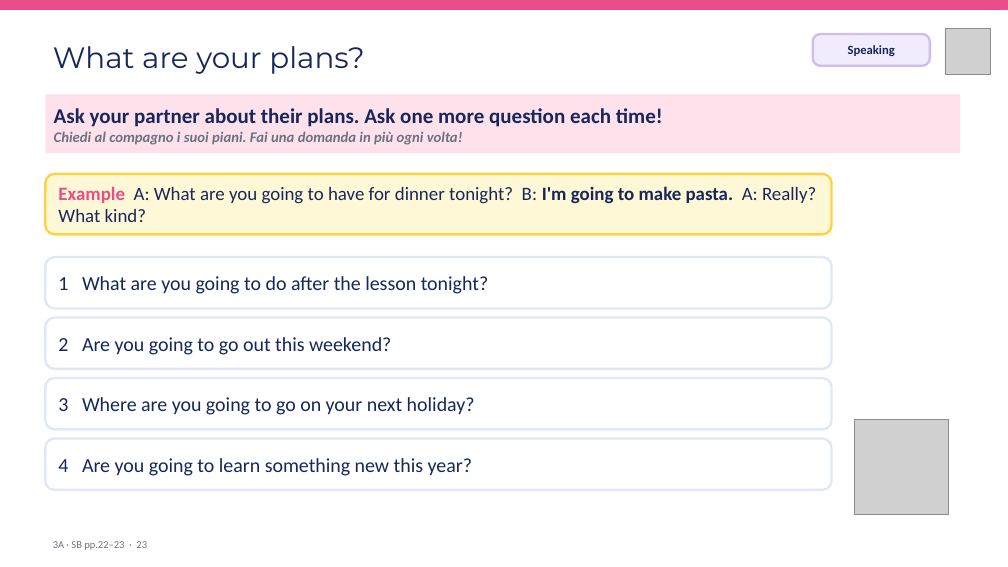
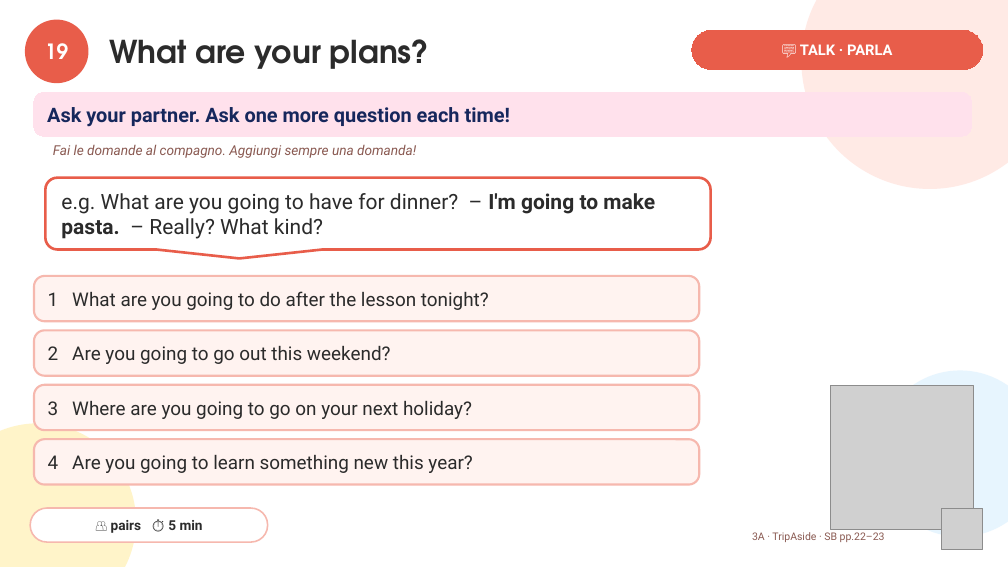
Before and after one commit to londonlanguageschool/Bagheria-, a slide deck: slide 19 of materials/A2/A2_3A_TripAside.pptx (slide 23 before the commit). Drawn at 1008x567 pixels with LibreOffice and Linux fonts; fonts in the diff are those of the drawing; grey boxes stand for pictures. Boxes give left, top, right and bottom in pixels: in the first picture for what was removed or moved away, otherwise in the second. Text is boxed around its words. In the diff, an @@ line names an element or a change of style, - is before the commit and + after.

```diff
--- a/materials/A2/A2_3A_TripAside.pptx
+++ b/materials/A2/A2_3A_TripAside.pptx
@@ rectangle removed at (0, 0, 1008, 9) @@
@@ ellipse added at (26, 21, 87, 82), fill #E85D4A, outline #E85D4A 3 pt, 20 pt, text #FFFFFF, bold @@
+19
@@ text "What are your plans?": place and size @@
-text "What are your plans?" at (53, 46, 364, 74)
+text "What are your plans?" at (109, 39, 430, 69)
@@ text "What are your plans?" at (109, 39, 430, 69): size 28 to 30 pt, font Montserrat to TeX Gyre Adventor, text colour #16275C to #2B2B2B, bold on @@
@@ ellipse added at (802, 0, 1008, 189), fill #FFE3DD at 75% opacity @@
@@ rounded rectangle added at (692, 30, 983, 70), fill #E85D4A, outline #E85D4A 0.75 pt, 14 pt, text #FFFFFF, bold @@
+💬 TALK · PARLA
@@ rounded rectangle removed at (813, 34, 930, 66) @@
-Speaking
@@ rounded rectangle "Ask your partner. Ask one ...": place and size @@
-rounded rectangle "Ask your partner. Ask one ..." at (45, 95, 960, 154)
+rounded rectangle "Ask your partner. Ask one ..." at (34, 92, 972, 136)
@@ rounded rectangle "Ask your partner. Ask one ..." at (34, 92, 972, 136): rectangle to rounded rectangle; outline none to #FFE1EC 0.75 pt @@
@@ text in rounded rectangle at (47, 107, 510, 127): text changed; size 20 to 19 pt; font Calibri to Roboto @@
-Ask your partner about their plans. Ask one more question each time!
-Chiedi al compagno i suoi piani. Fai una domanda in più ogni volta!
+Ask your partner. Ask one more question each time!
@@ text added at (53, 144, 416, 158), 13 pt, text #8A5A52, italic @@
+Fai le domande al compagno. Aggiungi sempre una domanda!
@@ rounded speech box "e.g. What are you going ...": place and size @@
-rounded speech box "e.g. What are you going ..." at (45, 174, 832, 234)
+rounded speech box "e.g. What are you going ..." at (45, 178, 711, 250)
@@ rounded speech box "e.g. What are you going ..." at (45, 178, 711, 250): rounded rectangle to rounded speech box; fill #FFF8D6 to #FFFFFF; outline #FFD23F 2.25 pt to #E85D4A 2.5 pt @@
@@ text in rounded speech box at (61, 193, 655, 239): text changed; size 18 to 20 pt; font Calibri to Roboto; text colour #16275C to #2B2B2B @@
-Example A: What are you going to have for dinner tonight? B: I'm going to make pasta. A: Really? What kind?
+e.g. What are you going to have for dinner? – I'm going to make pasta. – Really? What kind?
@@ size 19 to 18 pt, font Calibri to Roboto, text colour #16275C to #2B2B2B; fill #FFFFFF to #FFF3F0; outline #DFE9F5 2.25 pt to #F6B8AE 2 pt; proportions changed in 4 elements at (34, 439, 699, 485), (34, 385, 699, 430), (34, 330, 699, 376), (34, 276, 699, 321) @@
@@ rounded rectangle "1 What are you going ...": place and size @@
-rounded rectangle "1 What are you going ..." at (45, 257, 832, 309)
+rounded rectangle "1 What are you going ..." at (34, 276, 699, 321)
@@ rounded rectangle "2 Are you going to ...": place and size @@
-rounded rectangle "2 Are you going to ..." at (45, 318, 832, 369)
+rounded rectangle "2 Are you going to ..." at (34, 330, 699, 376)
@@ rounded rectangle "3 Where are you going ...": place and size @@
-rounded rectangle "3 Where are you going ..." at (45, 378, 832, 430)
+rounded rectangle "3 Where are you going ..." at (34, 385, 699, 430)
@@ picture added at (830, 386, 974, 529) @@
@@ ellipse added at (877, 371, 1008, 537), fill #E0F2FE at 75% opacity @@
@@ ellipse added at (0, 423, 136, 567), fill #FFF1B8 at 75% opacity @@
@@ rounded rectangle "4 Are you going to ...": place and size @@
-rounded rectangle "4 Are you going to ..." at (45, 439, 832, 490)
+rounded rectangle "4 Are you going to ..." at (34, 439, 699, 485)
@@ picture removed at (854, 420, 949, 514) @@
@@ rounded rectangle added at (30, 508, 268, 542), fill #FFFFFF, outline #F6B8AE 1.5 pt, 13 pt, text #2B2B2B, bold @@
+👥 pairs ⏱ 5 min
@@ picture: place and size @@
-picture at (945, 29, 991, 74)
+picture at (941, 508, 983, 550)
@@ text at (752, 532, 885, 542): text changed; font Calibri to Roboto; text colour #6B7280 to #8A5A52 @@
-3A · SB pp.22–23 · 23
+3A · TripAside · SB pp.22–23
```
Also in this commit, not shown: 13 other slides changed, 7 slides added, 11 slides removed, 29 other files.
